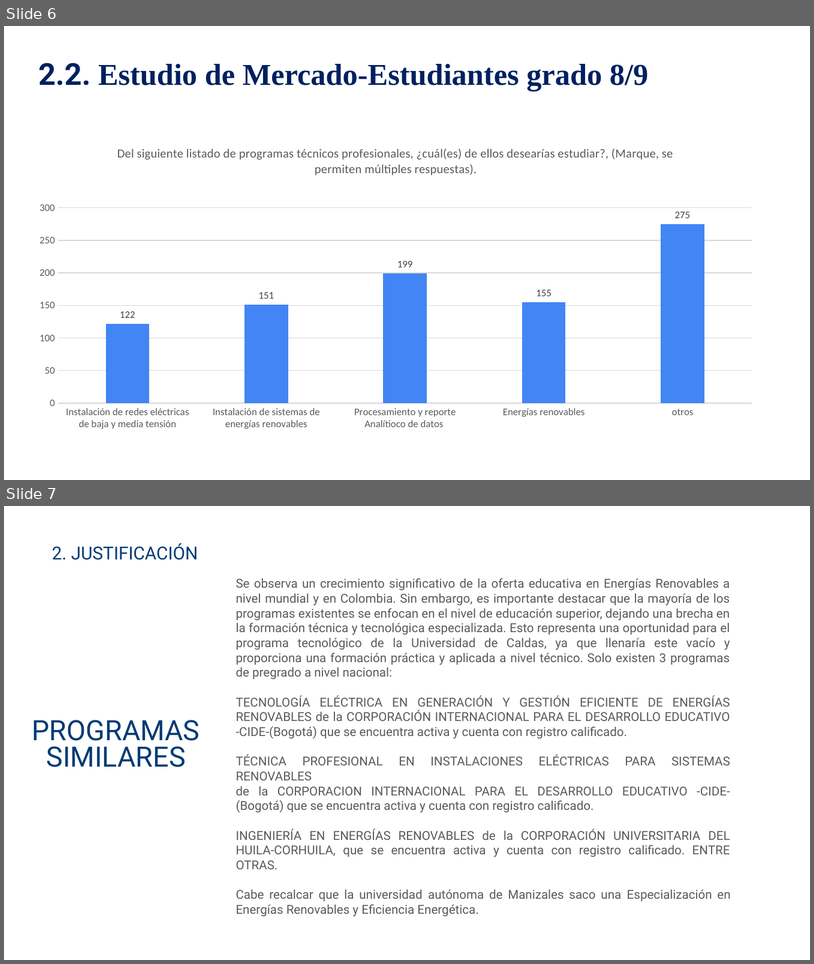
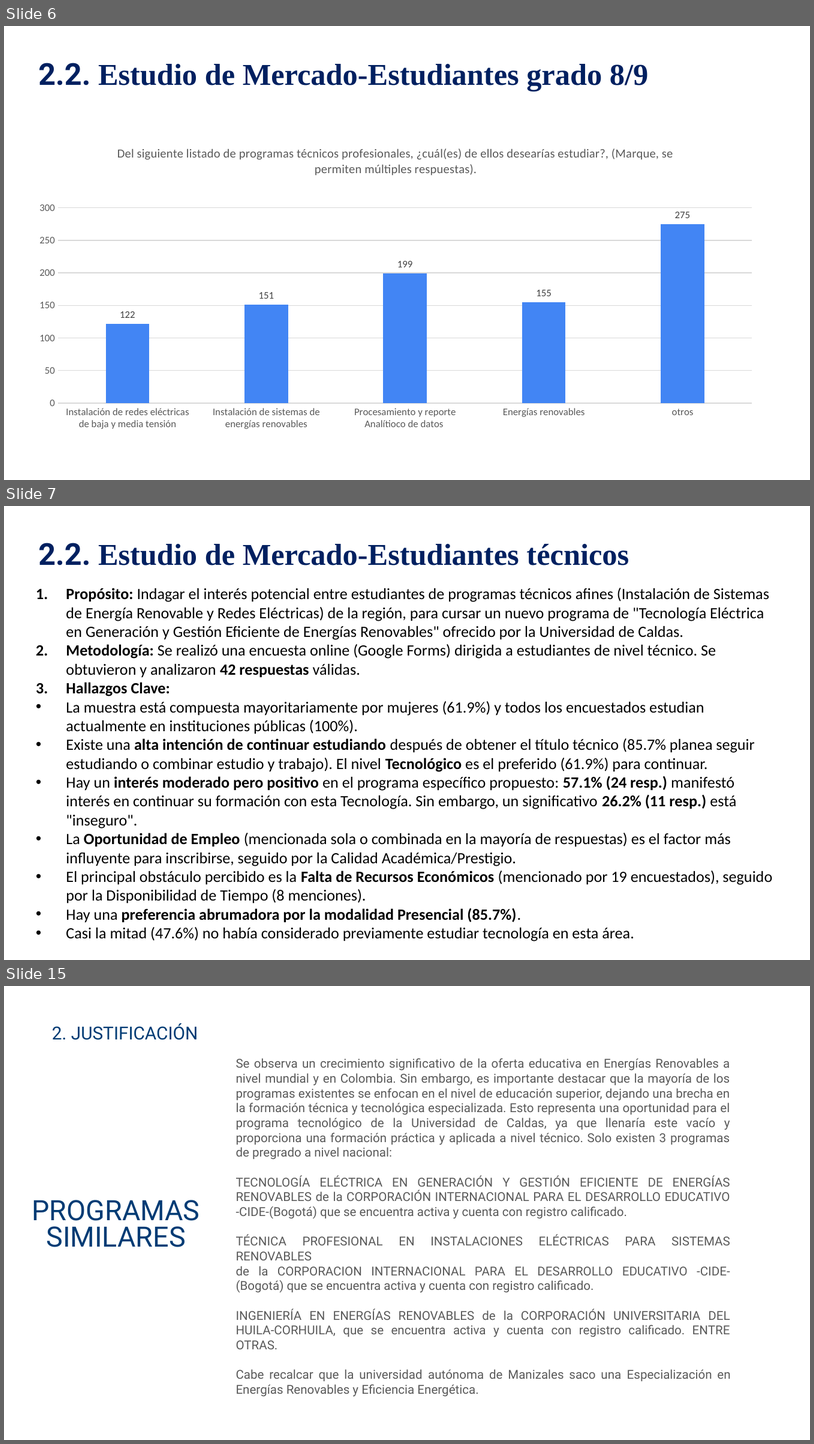
Before and after one commit to DanielVickG87/TECNOLOGIA_ELECTRICA_EN_GENERACION_Y_GESTION_EFICIENTE_DE_ENERGIAS_RENOVABLES, a slide deck: Presentación decanatura TECNOLOGÍA ELÉCTRICA EN GENERACIÓN Y GESTIÓN EFICIENTE DE ENERGÍAS RENOVABLES.pptx. Shown one above the other, each under a label of ours: slides 6 and 7 before the commit, slides 6, 7 and 15 after it; the slides between them are not shown. The pictures are 814x964 and 814x1444 pixels, drawn with LibreOffice and Linux fonts; fonts in the diff are those of the drawing; background and template pictures are left out. Boxes give left, top, right and bottom in pixels: in the first picture for what was removed or moved away, otherwise in the second. Text is boxed around its words. In the diff, an @@ line names an element or a change of style, - is before the commit and + after.

```diff
--- a/Presentación decanatura TECNOLOGÍA ELÉCTRICA EN GENERACIÓN Y GESTIÓN EFICIENTE DE ENERGÍAS RENOVABLES.pptx
+++ b/Presentación decanatura TECNOLOGÍA ELÉCTRICA EN GENERACIÓN Y GESTIÓN EFICIENTE DE ENERGÍAS RENOVABLES.pptx
@@ slide 7 added at bbox=[4, 506, 810, 960], background picture (left out) @@
@@ text added at bbox=[38, 543, 629, 565], 27 pt, text #002060, bold @@
+2.2. Estudio de Mercado-Estudiantes técnicos
@@ text added at bbox=[66, 588, 773, 941], 14 pt, text #000000 @@
+1. Propósito: Indagar el interés potencial entre estudiantes de programas técnicos afines (Instalación de Sistemas de Energía Renovable y Redes Eléctricas) de la región, para cursar un nuevo programa de "Tecnología Eléctrica en Generación y Gestión Eficiente de Energías Renovables" ofrecido por la Universidad de Caldas.
+2. Metodología: Se realizó una encuesta online (Google Forms) dirigida a estudiantes de nivel técnico. Se obtuvieron y analizaron 42 respuestas válidas.
+3. Hallazgos Clave:
+  • La muestra está compuesta mayoritariamente por mujeres (61.9%) y todos los encuestados estudian actualmente en instituciones públicas (100%).
+  • Existe una alta intención de continuar estudiando después de obtener el título técnico (85.7% planea seguir estudiando o combinar estudio y trabajo). El nivel Tecnológico es el preferido (61.9%) para continuar.
+  • Hay un interés moderado pero positivo en el programa específico propuesto: 57.1% (24 resp.) manifestó interés en continuar su formación con esta Tecnología. Sin embargo, un significativo 26.2% (11 resp.) está "inseguro".
+  • La Oportunidad de Empleo (mencionada sola o combinada en la mayoría de respuestas) es el factor más influyente para inscribirse, seguido por la Calidad Académica/Prestigio.
+  • El principal obstáculo percibido es la Falta de Recursos Económicos (mencionado por 19 encuestados), seguido por la Disponibilidad de Tiempo (8 menciones).
+  • Hay una preferencia abrumadora por la modalidad Presencial (85.7%).
+  • Casi la mitad (47.6%) no había considerado previamente estudiar tecnología en esta área.
@@ what was slide 7 is now slide 15 @@
```
Also in this commit, not shown: 7 other slides added, 1 slide removed, 3 other files.
